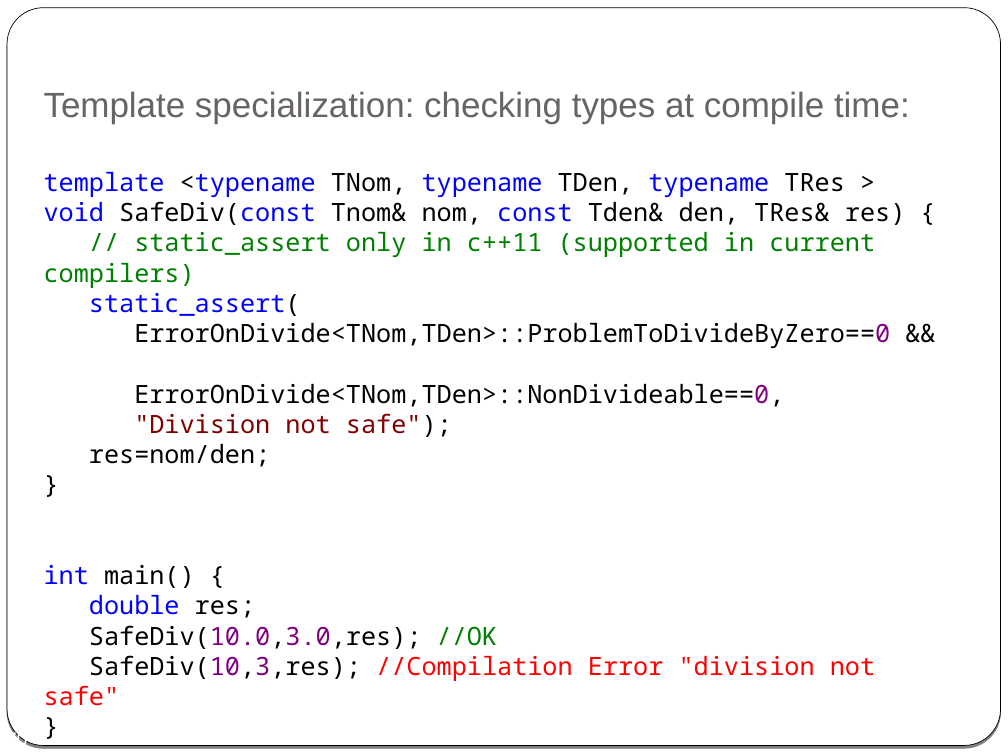
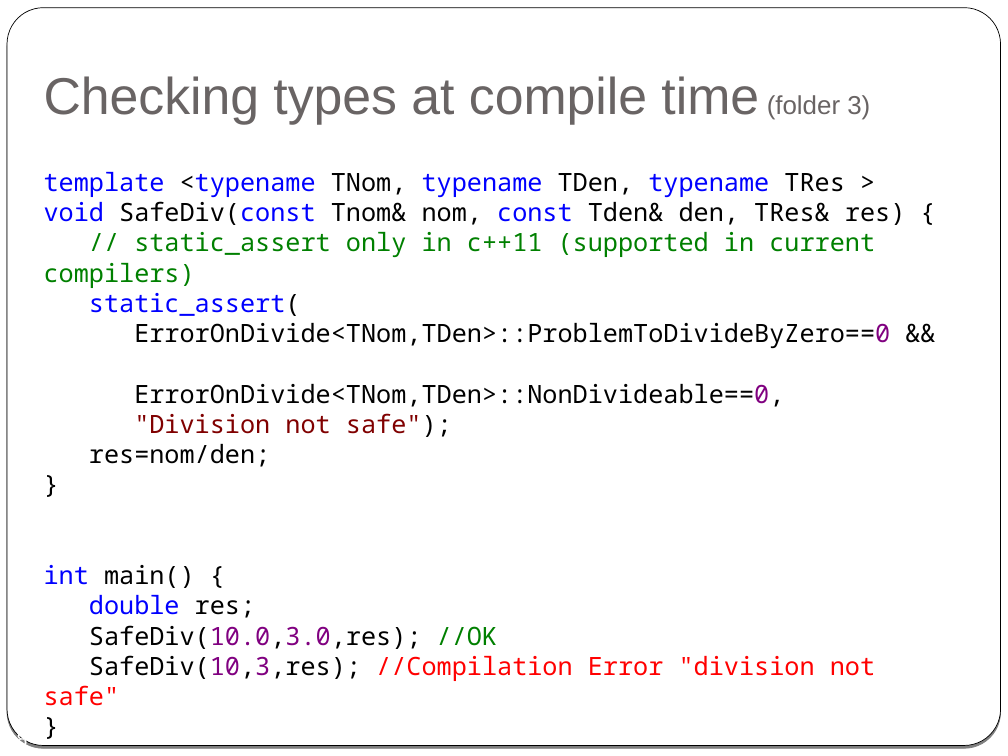
Before and after one commit to cpp-at-ariel/cpp-5778, a slide deck: slide 18 of week09-metaprogramming/slides.odp (slide 70 before the commit). Drawn at 1008x756 pixels with LibreOffice and Linux fonts; fonts in the diff are those of the drawing. Boxes give left, top, right and bottom in pixels: in the first picture for what was removed or moved away, otherwise in the second. Text is boxed around its words. In the diff, an @@ line names an element or a change of style, - is before the commit and + after.

```diff
--- a/week09-metaprogramming/slides.odp
+++ b/week09-metaprogramming/slides.odp
@@ title at (x1=44, y1=76, x2=870, y2=124): text changed; size 25 to 37 pt @@
-Template specialization: checking types at compile time:
+Checking types at compile time (folder 3)
@@ page number at (x1=6, y1=731, x2=28, y2=745): text changed @@
-70
+18
```
Also in this commit, not shown: 7 other slides changed, 2 slides added, 53 slides removed, 16 other files.
